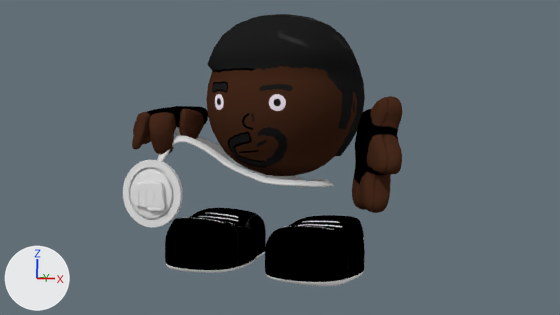
What one commit did to the Blender file CannonBall/CannonBall/assets/Models/Characters/BlacMan/BlacMan.blend.
Rendered twice from the file's camera 'Camera'. Arrows for +X, +Y and +Z are at lower left; the lights stay in place.

Script lines for the objects in view, before the commit:
```python
ob_handsfeet = bpy.data.objects.new('HandsFeet', me_sphere_001)
ob_handsfeet.location = (0.0, 0.0, 1.251)
ob_head = bpy.data.objects.new('Head', me_sphere_000)
ob_head.location = (0.0, 0.0, 1.251)
ob_necklace___chain = bpy.data.objects.new('Necklace - Chain', cu_nurbspath)
ob_necklace___chain.location = (2.917, 0.0, 0.879)
ob_necklace___pendant = bpy.data.objects.new('Necklace - Pendant', me_cylinder_001)
ob_necklace___pendant.location = (0.0, 0.0, 0.0)
ob_necklace___pendant.rotation_euler = (1.571, 0.0, 0.0)  # degrees (90, 0, 0)
ob_necklace___spinner = bpy.data.objects.new('Necklace - Spinner', me_cylinder)
ob_necklace___spinner.location = (-1.025, 0.163, 0.065)
ob_necklace___spinner.rotation_euler = (1.571, 0.0, 0.0)  # degrees (90, 0, 0)
ob_necklace_bevel = bpy.data.objects.new('Necklace Bevel', cu_beziercircle)
ob_necklace_bevel.location = (0.0, 0.628, 5.879)
```
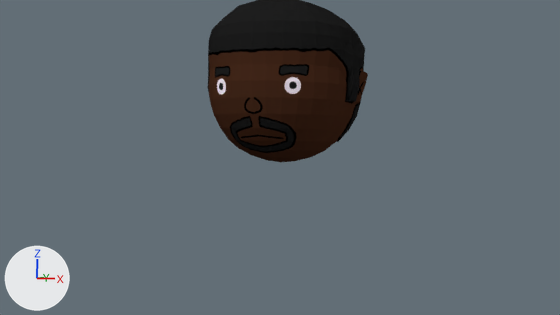
Where the newer file only moved an object's origin or applied its transform, the numbers keep the older frame.

Boxes (x1, y1, x2, y2) around the edits, measured in the pictures (560 x 315 px; the box of a moved part takes in the faces that stretch with it):
'Head', reshaped, moved, modifiers changed: before (206, 14, 365, 176); after (208, 0, 368, 162)
'HandsFeet', hidden: before (132, 96, 402, 286)
'Necklace - Spinner', hidden: before (130, 168, 174, 220)
'Necklace - Chain', deleted: before (157, 127, 334, 188)
'Necklace - Pendant', hidden: before (123, 160, 183, 228)
part 1 of me_cylinder_001, built on: before (159, 161, 183, 225)
part 2 of me_cylinder_001, recoloured: before (123, 160, 183, 228)
part 4 of me_sphere_000, moved or reshaped: before (206, 14, 365, 176); after (208, 0, 368, 162)
part 6 of me_sphere_001, moved or reshaped (not visible afterwards): before (265, 215, 365, 286)
part 7 of me_sphere_001, moved or reshaped (not visible afterwards): before (165, 208, 266, 273)
part 8 of me_sphere_001, moved or reshaped (not visible afterwards): before (352, 96, 402, 213)
part 9 of me_sphere_001, moved or reshaped (not visible afterwards): before (132, 106, 208, 154)

Patch to the scene script:
```diff
--- a/CannonBall/CannonBall/assets/Models/Characters/BlacMan/BlacMan.blend.py
+++ b/CannonBall/CannonBall/assets/Models/Characters/BlacMan/BlacMan.blend.py
@@ mat_material_004 @@
+mat_material_004 = diffuse_material('Material.004')
+mat_material_004.texture = img_blacman_color_png
@@ me_cylinder_001 @@
 # used by ob_necklace___pendant; location = (0.0, 0.0, 0.0); rotation_euler = (1.571, 0.0, 0.0), in degrees (90, 0, 0)
-me_cylinder_001.from_pydata(...)  # 128 vertices, 129 faces; spans x -1.938..-1.052, y 0.276..1.162, z 0.743..0.801
+me_cylinder_001.from_pydata(...)  # 192 vertices, 193 faces; spans x -1.963..-1.027, y 0.251..1.187, z 0.742..0.803
+# me_cylinder_001 part 1
+# 16 faces are deleted
+# 32 vertices are added at x -1.963..-1.027, y 0.251..1.187, z 0.742
+# 32 new vertices lie (0.0, 0.0, 0.061) away from vertices in x -1.963..-1.027, y 0.251..1.187, z 0.742
+# 80 new faces join them
+# me_cylinder_001 part 2: 113 faces spanning x -1.938..-1.052, y 0.276..1.162, z 0.743..0.801 switch from no material to mat_material_004 (picture img_blacman_color_png)
@@ me_cylinder @@
 me_cylinder.from_pydata(...)  # 552 vertices, 491 faces; spans x -0.816..-0.124, y 0.298..0.99, z 0.94..1.039
 # used by ob_necklace___spinner; location = (-1.025, 0.163, 0.065); rotation_euler = (1.571, 0.0, 0.0), in degrees (90, 0, 0)
+# me_cylinder part 3: the whole mesh is turned -90 degrees about the x axis through its middle, then moved by (0.0, 0.118, -1.535)
+me_cylinder.materials.append(mat_material_001)  # picture img_blacman_color_png
@@ me_sphere_000 @@
-me_sphere_000.from_pydata(...)  # 526 vertices, 556 faces; spans x -1.06..1.06, y -1.0..1.1, z -0.29..1.85
+me_sphere_000.from_pydata(...)  # 287 vertices, 287 faces; spans x -1.13..0.0, y -1.0..1.14, z 1.15..3.29
+# me_sphere_000 part 4: 526 vertices removed from x -1.06..1.06, y -1.0..1.1, z -0.29..1.85; 287 vertices added at x -1.13..0.0, y -1.0..1.14, z 1.15..3.29
+# me_sphere_000 part 5: the surface is now shaded flat
 me_sphere_000.materials.append(mat_material)
@@ me_sphere_001 @@
-me_sphere_001.from_pydata(...)  # 618 vertices, 612 faces; spans x -2.17..1.88, y -1.45..0.68, z -1.49..0.72
+me_sphere_001.from_pydata(...)  # 618 vertices, 612 faces; spans x -2.17..1.88, y -1.45..0.68, z 0.0..2.22
+# me_sphere_001 part 6: the loose piece of 122 vertices spanning x 0.04..1.29, y -1.21..0.68, z -1.49..-0.76 is moved by (0.0, 0.0, 1.49)
+# me_sphere_001 part 7: the loose piece of 122 vertices spanning x -1.43..-0.18, y -1.21..0.68, z -1.49..-0.76 is moved by (0.0, 0.0, 1.49)
+# me_sphere_001 part 8: the loose piece of 132 vertices spanning x 1.04..1.88, y -1.45..-0.12, z -0.62..0.72 is moved by (0.0, 0.0, 1.49)
+# me_sphere_001 part 9: 242 of 618 vertices moved; they spanned x -2.17..-0.98, y -0.9..0.41, z -0.07..0.68 and now span x -2.17..-0.98, y -0.99..0.32, z 1.43..2.17; mean shift (0.0, -0.09, 1.49); largest move (-1.84, -0.68, 0.22) -> (-1.84, -0.8, 1.71)
 me_sphere_001.materials.append(mat_material)
@@ ob_necklace___pendant @@
 ob_necklace___pendant = bpy.data.objects.new('Necklace - Pendant', me_cylinder_001)
-ob_necklace___pendant.location = (0.0, 0.0, 0.0)
+ob_necklace___pendant.location = (0.0, 0.0, 0.232)
 ob_necklace___pendant.rotation_euler = (1.571, 0.0, 0.0)  # degrees (90, 0, 0)
 _m = ob_necklace___pendant.modifiers.new('Triangulate', 'TRIANGULATE')
+ob_necklace___pendant.hide_viewport = True
@@ ob_necklace___spinner @@
 _m = ob_necklace___spinner.modifiers.new('Triangulate', 'TRIANGULATE')
+ob_necklace___spinner.hide_viewport = True
@@ ob_necklace_bevel @@
-ob_necklace_bevel = bpy.data.objects.new('Necklace Bevel', cu_beziercircle)
@@ ob_necklace___chain @@
-ob_necklace___chain = bpy.data.objects.new('Necklace - Chain', cu_nurbspath)
@@ ob_head @@
 ob_head = bpy.data.objects.new('Head', me_sphere_000)
-ob_head.location = (0.0, 0.0, 1.251)
+ob_head.location = (0.0, 0.0, 0.0)
 _m = ob_head.modifiers.new('Triangulate', 'TRIANGULATE')
+_m = ob_head.modifiers.new('Mirror', 'MIRROR')
+_m.use_clip = True
+_m.use_mirror_merge = False
@@ ob_handsfeet @@
 ob_handsfeet = bpy.data.objects.new('HandsFeet', me_sphere_001)
-ob_handsfeet.location = (0.0, 0.0, 1.251)
+ob_handsfeet.location = (0.0, 0.0, 0.0)
 _m = ob_handsfeet.modifiers.new('Subsurf', 'SUBSURF')
 _m = ob_handsfeet.modifiers.new('Triangulate', 'TRIANGULATE')
+ob_handsfeet.hide_viewport = True
@@ ob_z___necklace_bevel @@
+ob_z___necklace_bevel = bpy.data.objects.new('z - Necklace Bevel', cu_beziercircle)
+ob_z___necklace_bevel.location = (0.0, 0.628, 5.879)
```
